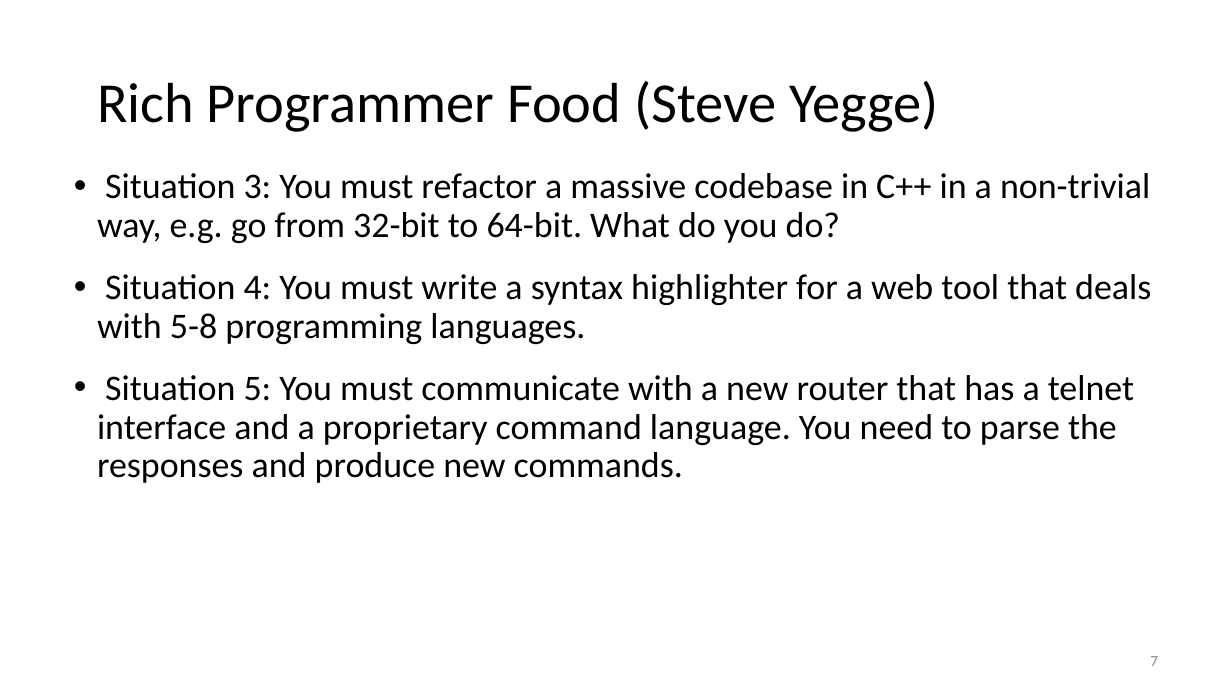
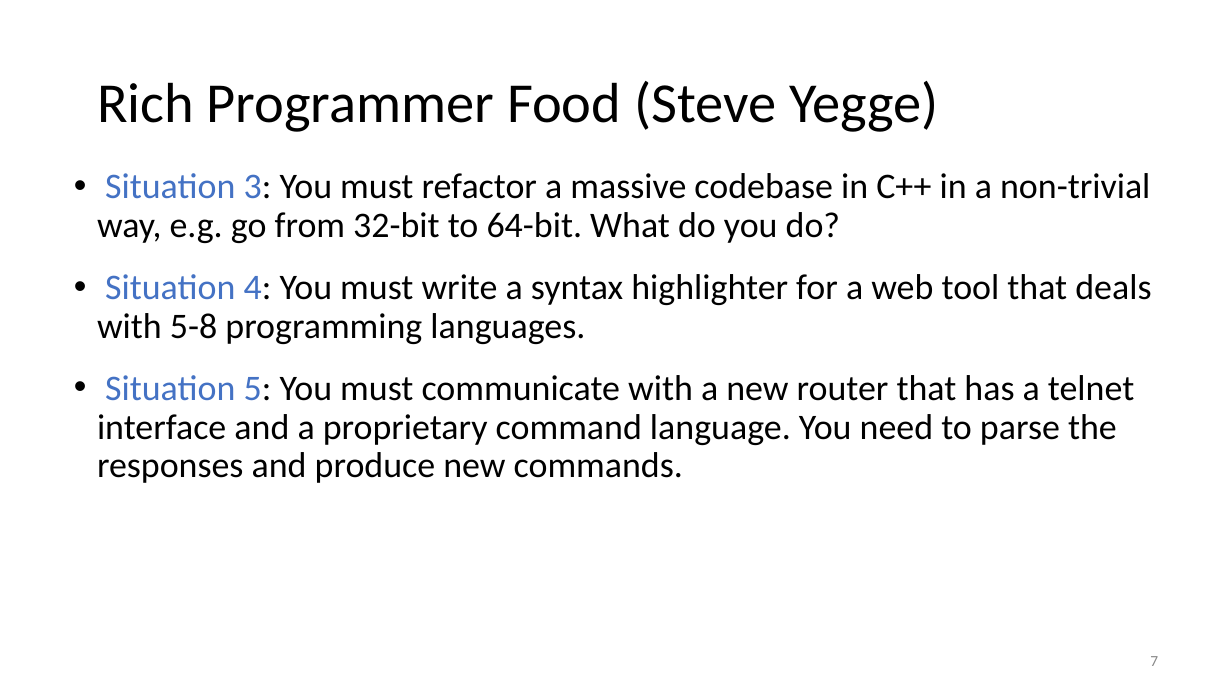
Before and after one commit to anoopsarkar/compilers-class, a slide deck: slide 7 of assets/ppt/intro/in1-evangelize-compilers.pptx. Drawn at 1232x693 pixels with LibreOffice and Linux fonts; fonts in the diff are those of the drawing. Boxes give left, top, right and bottom in pixels: in the first picture for what was removed or moved away, otherwise in the second. Text is boxed around its words. In the diff, an @@ line names an element or a change of style, - is before the commit and + after.

```diff
--- a/assets/ppt/intro/in1-evangelize-compilers.pptx
+++ b/assets/ppt/intro/in1-evangelize-compilers.pptx
@@ text "Situation 3: You must refactor ..." at bbox=[97, 173, 1151, 483]: text colour #000000 to #4472C4 in "Situation 3:", "Situation 4:", "Situation 5:" @@
```
Also in this commit, not shown: 2 other slides changed, 1 other file.
